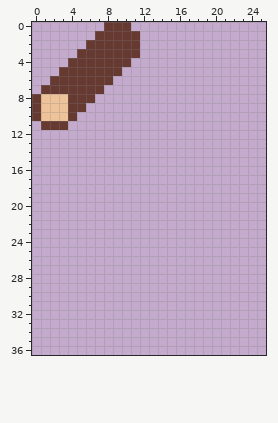
One commit to this pixel-art sprite: Game/Assets/items.png. Above, as it was before the edit.
The file is 64x64 pixels. Shown: x 0..25, y 0..36.
Now the later version:
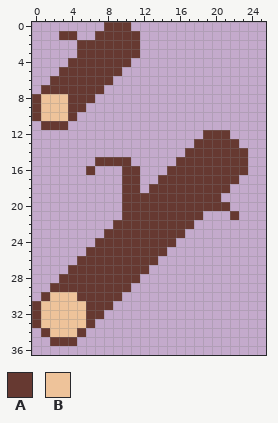
Palette (. is transparent): A #663931  B #eec39a
Edits made:
@@ x 1..7 @@
  0 .......
- 1 ......A
- 2 .....AA
+ 1 ..AA..A
+ 2 ....AAA
  3 ....AAA
@@ x 0..25 @@
 11 .AAA......................
-12 ..........................
-13 ..........................
-14 ..........................
-15 ..........................
-16 ..........................
-17 ..........................
-18 ..........................
-19 ..........................
-20 ..........................
-21 ..........................
-22 ..........................
-23 ..........................
-24 ..........................
-25 ..........................
-26 ..........................
-27 ..........................
-28 ..........................
-29 ..........................
-30 ..........................
-31 ..........................
-32 ..........................
-33 ..........................
-34 ..........................
-35 ..........................
+12 ...................AAA....
+13 ..................AAAAA...
+14 .................AAAAAAA..
+15 .......AAAA.....AAAAAAAA..
+16 ......A...AA...AAAAAAAAA..
+17 ..........AA..AAAAAAAAA...
+18 ..........AA.AAAAAAAAA....
+19 ..........AAAAAAAAAAA.....
+20 ..........AAAAAAAAAAAA....
+21 ..........AAAAAAAAA...A...
+22 .........AAAAAAAAA........
+23 ........AAAAAAAAA.........
+24 .......AAAAAAAAA..........
+25 ......AAAAAAAAA...........
+26 .....AAAAAAAAA............
+27 ....AAAAAAAAA.............
+28 ...AAAAAAAAA..............
+29 ..AAAAAAAAA...............
+30 .ABBBAAAAA................
+31 ABBBBBAAA.................
+32 ABBBBBAA..................
+33 ABBBBBA...................
+34 .ABBBA....................
+35 ..AAA.....................
 36 ..........................
Boxes around the changes in both pictures, in picture pixels (x1, y1, x2, y2):
added: (59, 31, 86, 49)
added: (32, 130, 248, 346)
